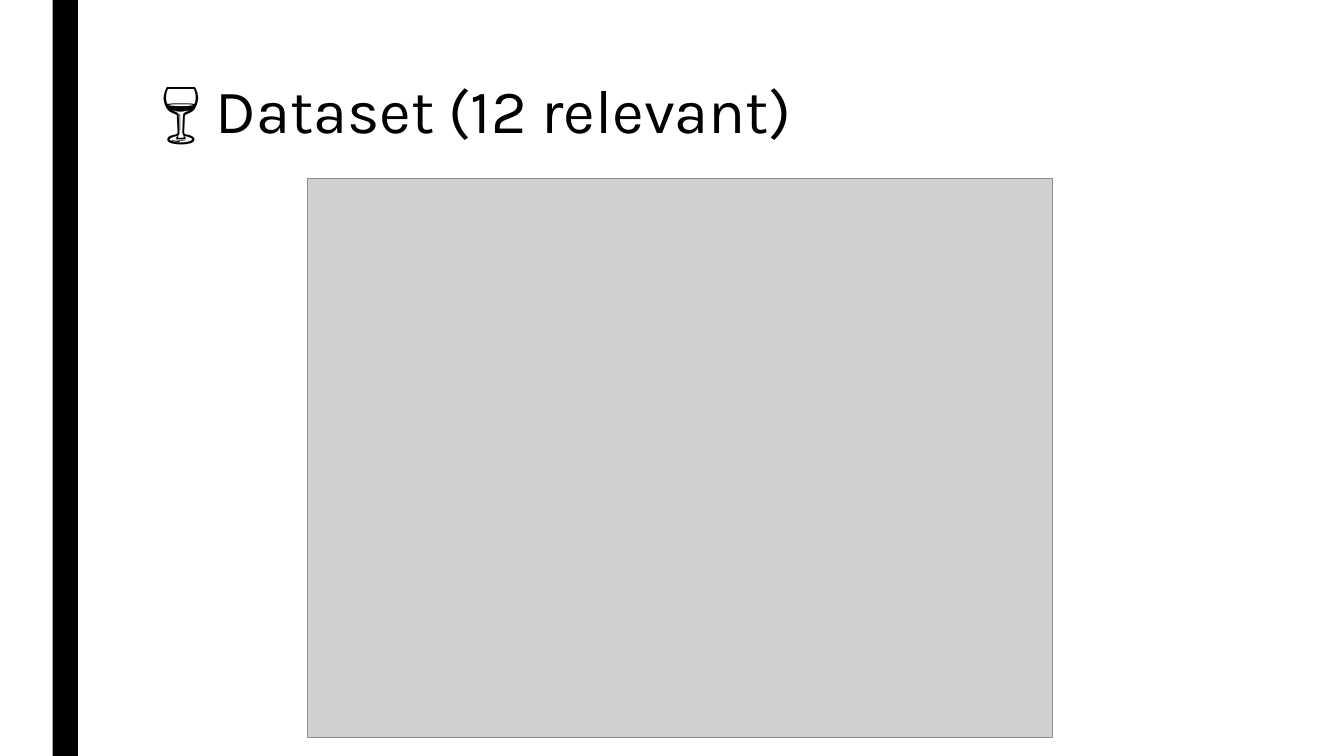
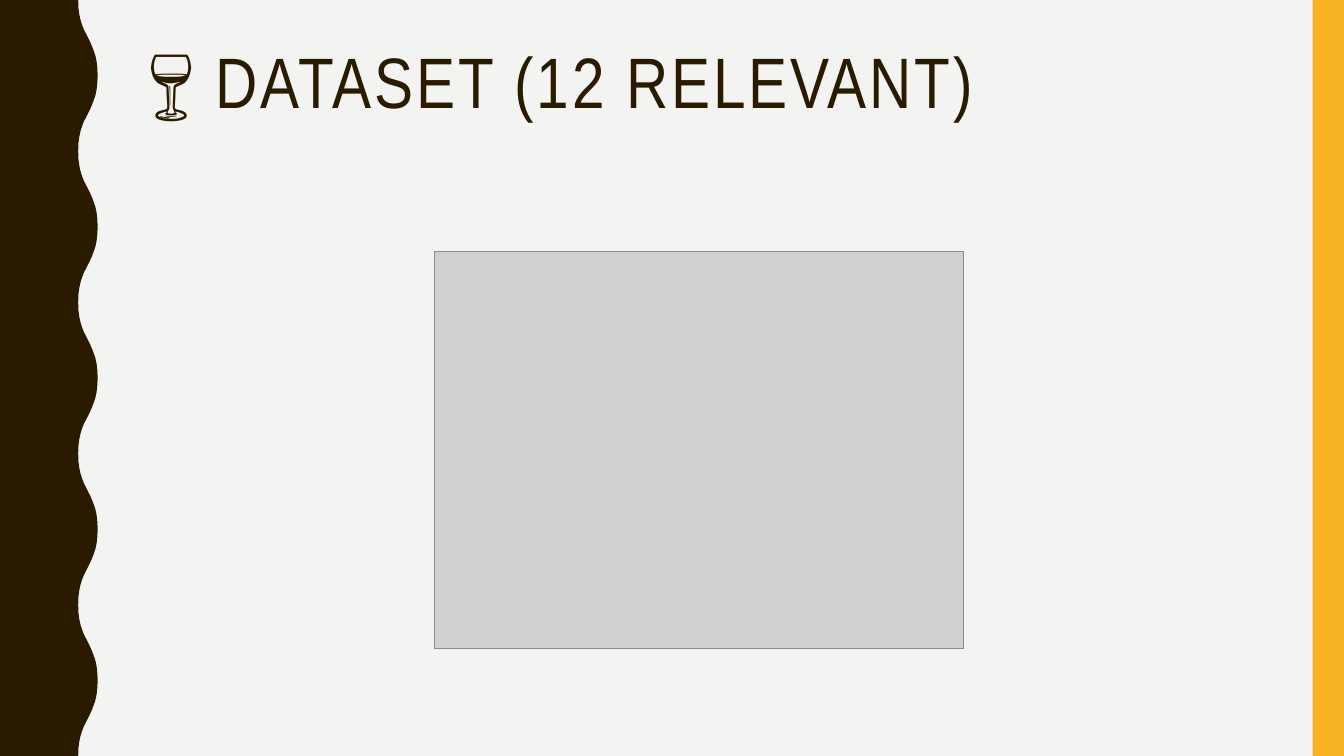
Before and after one commit to gururaj-shriram/ece548-machine-learning, a slide deck: slide 29 of proj1/presentation/pres.pptx. Drawn at 1344x756 pixels with LibreOffice and Linux fonts; fonts in the diff are those of the drawing; grey boxes stand for pictures. Boxes give left, top, right and bottom in pixels: in the first picture for what was removed or moved away, otherwise in the second. Text is boxed around its words. In the diff, an @@ line names an element or a change of style, - is before the commit and + after.

Commit message:
Updated presentation
Changed theme to make graphs more visible; rearranged text/graphs to reflect changes

```diff
--- a/proj1/presentation/pres.pptx
+++ b/proj1/presentation/pres.pptx
@@ background #FFFFFF to #F3F3F2 @@
@@ freeform shape added at [0, 0, 98, 756], fill #2A1A00 @@
@@ rectangle removed at [52, 0, 78, 756] @@
@@ rectangle added at [1313, 0, 1344, 756], fill #F8B323 @@
@@ title at [216, 56, 972, 122]: text changed; size 44 to 51 pt; font Karla to Arial Narrow; text colour #000000 to #2A1A00 @@
-🍷 Dataset (12 relevant)
+🍷 DATASET (12 RELEVANT)
@@ picture: place and size @@
-picture at [308, 178, 1053, 738]
+picture at [435, 252, 963, 648]
```
Also in this commit, not shown: 30 other slides changed.
